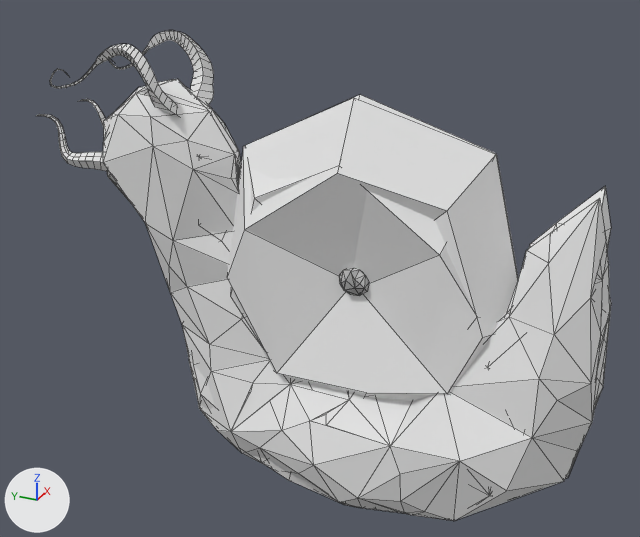
The FBX model Assets/Assets/Enemy Models/Snail/FBX_snel_anim.fbx: old version first, new version second.
Before and after are seen from a 50 mm lens placed at (-46.5, -16.9, 23.8), pointed at (0.5, 4.2, 0.3). Arrows for +X, +Y and +Z are at lower left; the lights stay in place. Mesh edges are drawn as thin lines. Where no turn or scale is listed for an object, it has been applied to the vertices. Vertices at the same position are counted once.

Names of what the first picture shows: 'body'.
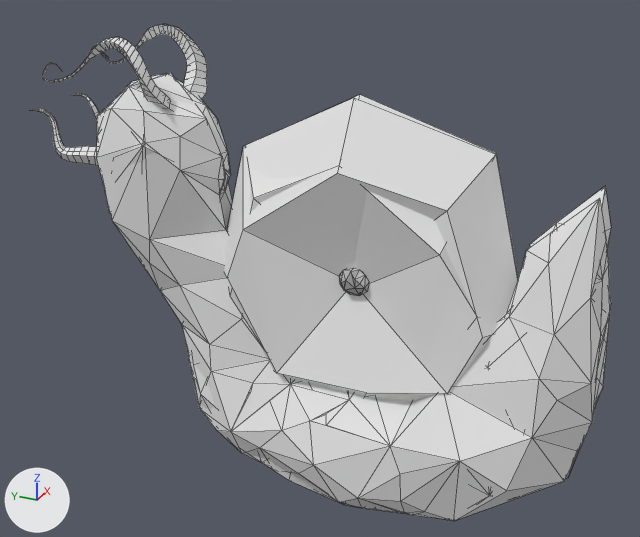
Pixel boxes [x1, y1, x2, y2] of what changed, in the pictures (640 x 537 px; the box of a moved part takes in the faces that stretch with it):
'body', reshaped
    before: [36, 31, 611, 521]
    after: [32, 25, 611, 521]
part 1 of me_tube_001, moved or reshaped
    before: [109, 31, 214, 105]
    after: [101, 25, 207, 99]
part 2 of me_tube_001, moved or reshaped
    before: [80, 99, 106, 127]
    after: [72, 94, 99, 120]
part 3 of me_tube_001, moved or reshaped
    before: [50, 44, 180, 117]
    after: [43, 38, 172, 110]
part 4 of me_tube_001, moved or reshaped
    before: [36, 114, 109, 172]
    after: [32, 109, 98, 165]
part 5 of me_tube_001, moved or reshaped
    before: [103, 79, 447, 373]
    after: [97, 73, 447, 373]

Edits to the bpy script that builds the scene:
```text
Change me_tube_001:
    used by ob_body; location = (0.0, 0.0, 0.0)
    remove me_tube_001.from_pydata(...)  # 979 vertices, 1458 faces; spans x -5.3..5.3, y -13.7..23.4, z -14.4..14.0
    add me_tube_001.from_pydata(...)  # 979 vertices, 1458 faces; spans x -5.3..5.3, y -13.7..23.8, z -14.4..14.4
    me_tube_001 part 1: the loose piece of 111 vertices spanning x 1.0..3.6, y 12.5..21.1, z 9.5..14.0 is moved by (-0.2, 0.4, 0.4)
    me_tube_001 part 2: the loose piece of 95 vertices spanning x 0.7..2.9, y 17.1..23.4, z 5.3..9.0 is moved by (-0.2, 0.4, 0.4)
    me_tube_001 part 3: the loose piece of 111 vertices spanning x -3.6..-1.0, y 12.5..21.1, z 9.5..14.0 is moved by (-0.2, 0.4, 0.4)
    me_tube_001 part 4: the loose piece of 95 vertices spanning x -2.9..-0.7, y 17.1..23.4, z 5.3..9.0 is moved by (-0.2, 0.3, 0.4)
    me_tube_001 part 5: 97 of 979 vertices moved; they spanned x -3.3..3.3, y 7.1..19.5, z -2.6..11.2 and now span x -3.7..3.0, y 7.2..19.9, z -2.6..11.6; mean shift (-0.2, 0.9, 0.1); largest move (2.0, 11.5, 3.0) -> (1.7, 14.1, 3.0)
```
